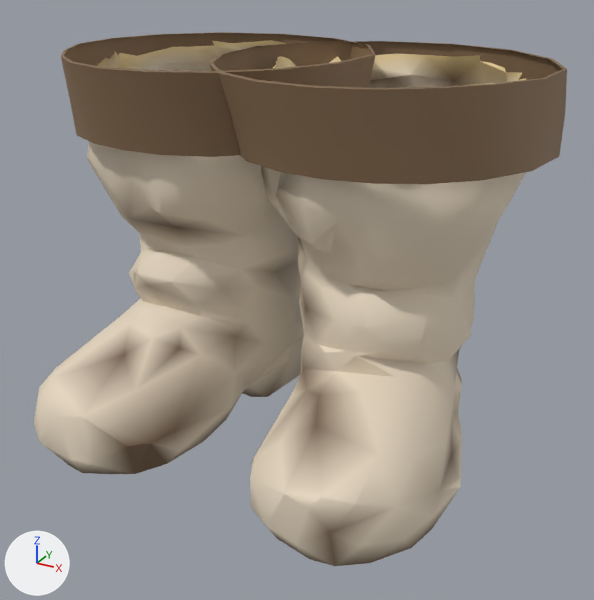
A saved change to the glTF model assets_src/armor/kargan_2/leather_b_feet.glb.
Before and after are seen from a 50 mm lens placed at (0.499, -0.858, 0.599), pointed at (0.036, -0.016, 0.178). Arrows for +X, +Y and +Z are at lower left; the lights stay in place. The picture after the commit comes second. Vertices at exactly the same position are counted once.

Script lines for the objects in view, before the commit:
```python
mat_leather = bpy.data.materials.new('leather')
mat_leather.use_nodes = True; mat_leather.node_tree.nodes.clear()
_N = mat_leather.node_tree.nodes; _L = mat_leather.node_tree.links
n0 = _N.new('ShaderNodeBsdfPrincipled'); n0.name = 'Principled BSDF'
n0.inputs[2].default_value = 0.66  # 'Roughness'
n1 = _N.new('ShaderNodeOutputMaterial'); n1.name = 'Material Output'
n2 = _N.new('ShaderNodeVertexColor'); n2.name = 'Color Attribute'
_L.new(n0.outputs[0], n1.inputs[0])  # 'BSDF' to 'Surface'
_L.new(n2.outputs[0], n0.inputs[0])  # 'Color' to 'Base Color'
me_leather_b_feet = bpy.data.meshes.new('leather_b_feet')
me_leather_b_feet.from_pydata(...)  # 863 vertices, 1555 faces; spans x -0.315..0.318, y -0.251..0.245, z -0.014..0.472
me_leather_b_feet.materials.append(mat_leather)
ob_leather_b_feet = bpy.data.objects.new('leather_b_feet', me_leather_b_feet)
ob_leather_b_feet.location = (0.0, 0.0, 0.0)
```
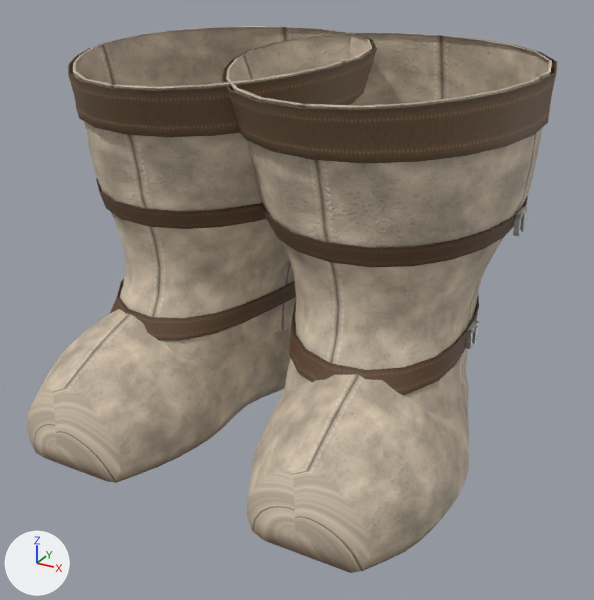
Changed parts and their boxes (x1, y1, x2, y2) in the pictures (594 x 600 px):
'leather_b_feet', surface changed, reshaped
    before: (34, 32, 567, 566)
    after: (27, 26, 557, 573)
part 1 of me_leather_b_feet, rebuilt
    before: (34, 40, 526, 566)
    after: (226, 33, 552, 419)
part 2 of me_leather_b_feet, rebuilt (12% shorter)
    before: (61, 32, 375, 157)
    after: (68, 27, 377, 137)
part 3 of me_leather_b_feet, rebuilt (6% narrower, 10% shorter)
    before: (209, 41, 567, 184)
    after: (221, 35, 557, 163)
part 4 of me_leather_b_feet, added (beige)
    after: (27, 26, 528, 573)

Edits to the bpy script that builds the scene:
```text
Add img_strap_n_png:
    img_strap_n_png = load_image('strap_n.png', '../textures/strap_n.png', 128, 64, 'Non-Color')
Add img_strap_c_png:
    img_strap_c_png = load_image('strap_c.png', '../textures/strap_c.png', 128, 64, 'sRGB')
Add img_strap_orm_png:
    img_strap_orm_png = load_image('strap_orm.png', '../textures/strap_orm.png', 128, 64, 'Non-Color')
Add img_leather_n_png:
    img_leather_n_png = load_image('leather_n.png', '../textures/leather_n.png', 256, 256, 'Non-Color')
Add img_leather_c_png:
    img_leather_c_png = load_image('leather_c.png', '../textures/leather_c.png', 256, 256, 'sRGB')
Add img_leather_orm_png:
    img_leather_orm_png = load_image('leather_orm.png', '../textures/leather_orm.png', 256, 256, 'Non-Color')
Change mat_leather:
    remove # nodes: BsdfPrincipled, OutputMaterial, VertexColor
    nodes: BsdfPrincipled, Mix, NormalMap, OutputMaterial, SeparateColor, TexImage x3, VertexColor
    uses the picture img_leather_c_png
    uses the picture img_leather_n_png
    uses the picture img_leather_orm_png
Add mat_strap:
    mat_strap = bpy.data.materials.new('strap')
    # uses the picture img_strap_c_png
    # uses the picture img_strap_n_png
    # uses the picture img_strap_orm_png
Add mat_iron:
    mat_iron = bpy.data.materials.new('iron')
    mat_iron.use_nodes = True; mat_iron.node_tree.nodes.clear()
    _N = mat_iron.node_tree.nodes; _L = mat_iron.node_tree.links
    n0 = _N.new('ShaderNodeBsdfPrincipled'); n0.name = 'Principled BSDF'
    n0.inputs[1].default_value = 1.0  # 'Metallic'
    n0.inputs[2].default_value = 0.48  # 'Roughness'
    n1 = _N.new('ShaderNodeOutputMaterial'); n1.name = 'Material Output'
    n2 = _N.new('ShaderNodeVertexColor'); n2.name = 'Color Attribute'
    _L.new(n0.outputs[0], n1.inputs[0])  # 'BSDF' to 'Surface'
    _L.new(n2.outputs[0], n0.inputs[0])  # 'Color' to 'Base Color'
Change me_leather_b_feet:
    used by ob_leather_b_feet; location = (0.0, 0.0, 0.0)
    remove me_leather_b_feet.from_pydata(...)  # 863 vertices, 1555 faces; spans x -0.315..0.318, y -0.251..0.245, z -0.014..0.472
    add me_leather_b_feet.from_pydata(...)  # 2220 vertices, 4064 faces; spans x -0.303..0.307, y -0.258..0.241, z -0.014..0.483
    me_leather_b_feet part 1: the loose piece of 703 vertices spanning x -0.283..0.287, y -0.251..0.233, z -0.014..0.466 is rebuilt with 330 vertices and now spans x -0.073..0.302, y -0.173..0.24, z 0.033..0.483
    me_leather_b_feet part 2: the loose piece of 80 vertices spanning x -0.315..0.086, y -0.159..0.244, z 0.376..0.472 is rebuilt with 110 vertices and now spans x -0.303..0.081, y -0.159..0.241, z 0.396..0.482, in mat_strap
    me_leather_b_feet part 3: the loose piece of 80 vertices spanning x -0.083..0.318, y -0.16..0.245, z 0.376..0.472 is rebuilt with 110 vertices and now spans x -0.078..0.307, y -0.16..0.241, z 0.396..0.482, in mat_strap
    me_leather_b_feet part 4: 1670 vertices added at x -0.298..0.294, y -0.258..0.24, z -0.014..0.483
    add me_leather_b_feet.materials.append(mat_iron)
    add me_leather_b_feet.materials.append(mat_strap)
```
